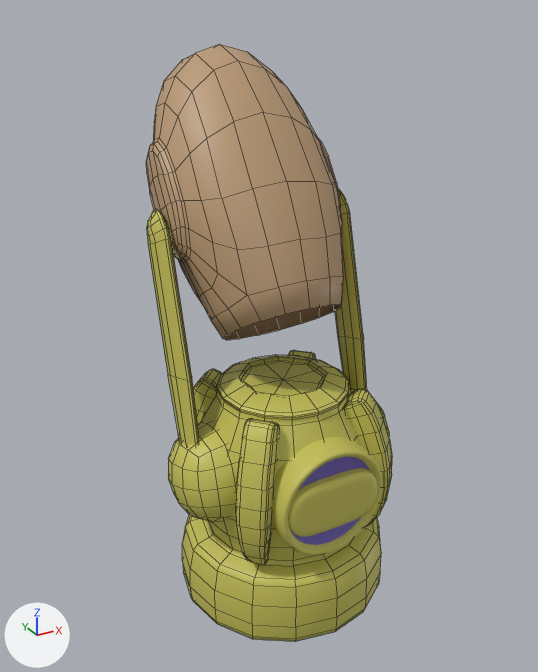
What one commit did to the FBX model Assets/Meshes/Appliances/Appliances_Blender.fbx.
One viewpoint serves both versions: a camera (50 mm lens) standing at (-0.915, -1.582, 1.593) and looking at (0.004, 0.088, 0.758). The lights are fixed; the arrows at lower left show +X, +Y and +Z. Both versions are drawn at frame 21 of the action 'Take 001'; the numbers are the values there. Mesh edges are drawn as thin lines on the coarser meshes.

Names of what the first picture shows: 'Arms', 'Base', 'Button', 'Jar'.
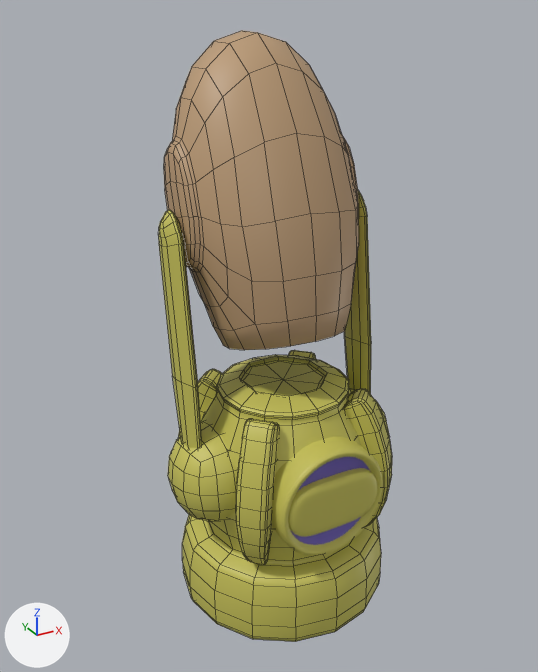
The change, as a diff of the scene's bpy script:
```diff
--- a/Assets/Meshes/Appliances/Appliances_Blender.fbx.py
+++ b/Assets/Meshes/Appliances/Appliances_Blender.fbx.py
@@ ob_jar @@
 ob_jar.parent = ob_blend
-ob_jar.location = (0.0, 115.7, -22.01)
-ob_jar.rotation_euler = (-0.573, 0.0, 0.0)  # degrees (-33, 0, 0)
+ob_jar.location = (0.0, 116.7, -11.0)
+ob_jar.rotation_euler = (-0.287, 0.0, 0.0)  # degrees (-16, 0, 0)
@@ ob_arms @@
 ob_arms.location = (0.0, 43.36, 0.0)
-ob_arms.rotation_euler = (-0.262, 0.0, 0.0)  # degrees (-15, 0, 0)
+ob_arms.rotation_euler = (-0.131, 0.0, 0.0)  # degrees (-7.5, 0, 0)
```

Changed parts and their boxes (x1, y1, x2, y2) in the pictures (538 x 672 px):
'Jar', moved, turned: before (146, 44, 343, 340); after (164, 30, 359, 350)
'Arms', turned: before (147, 188, 389, 522); after (158, 190, 390, 522)
